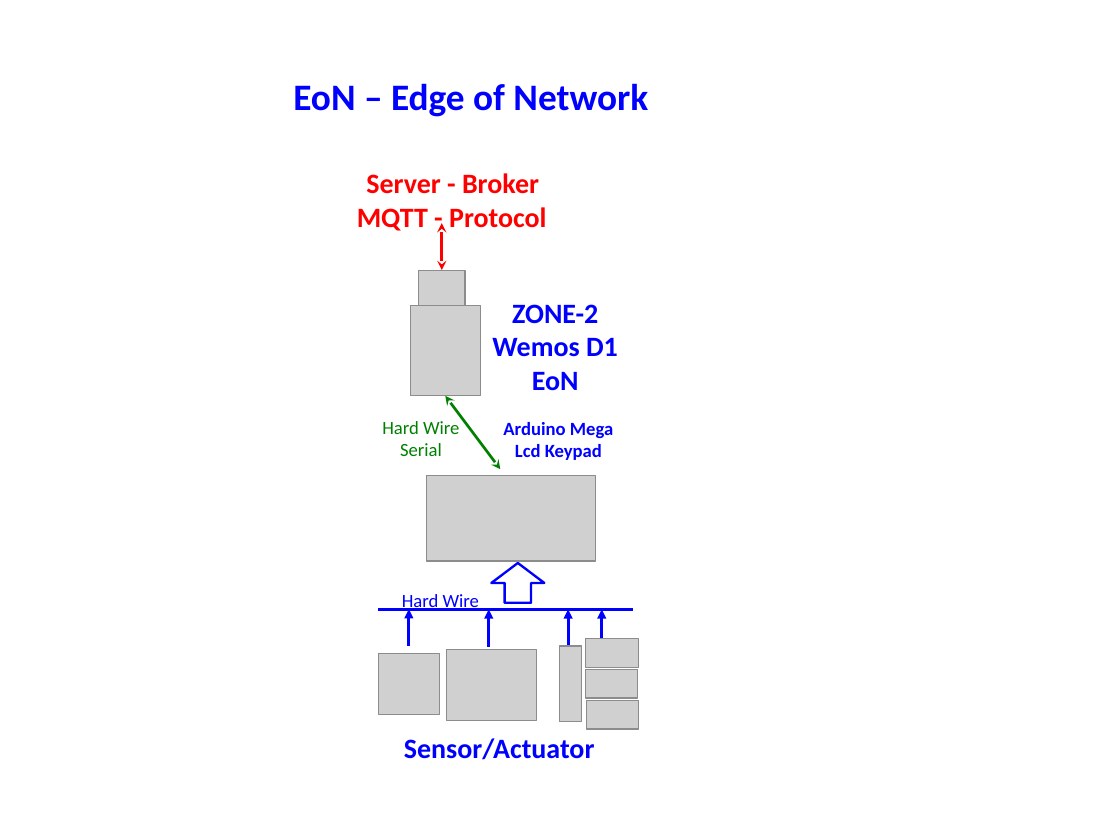
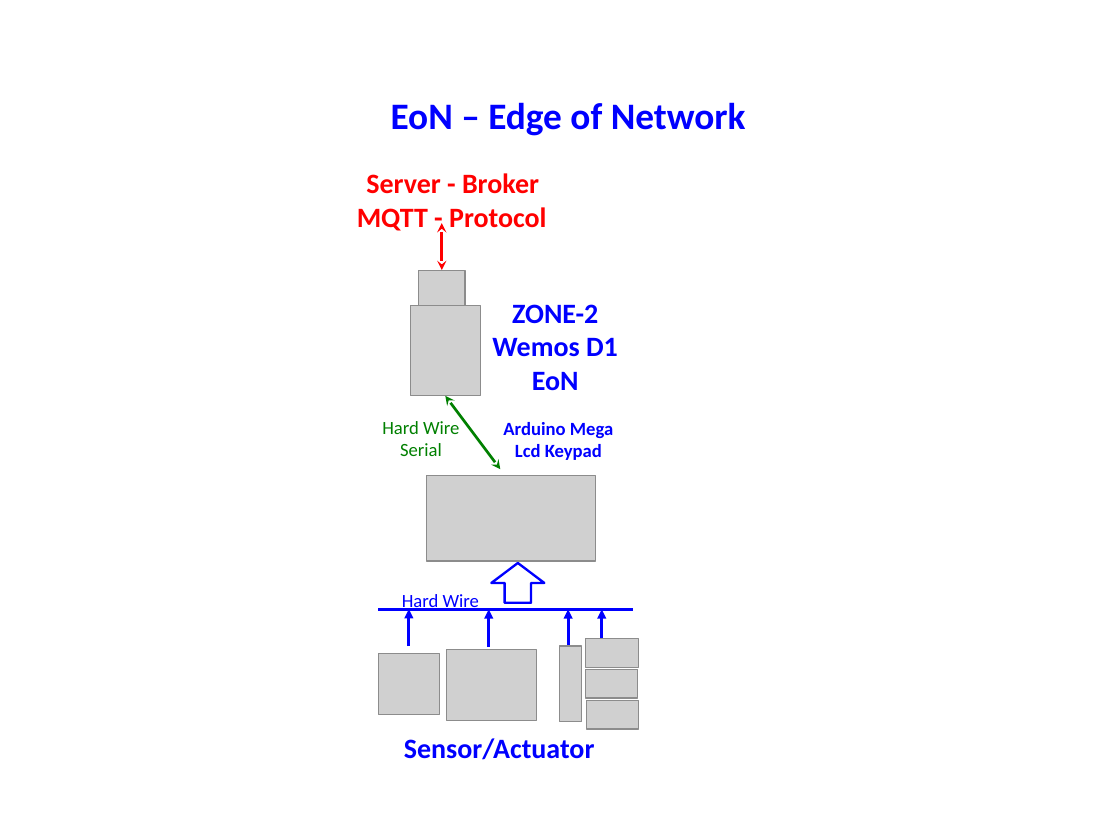
Before and after one commit to slametsampon/WFPS, a slide deck: slide 3 of resources/WFPS.pptx. Drawn at 1120x840 pixels with LibreOffice and Linux fonts; fonts in the diff are those of the drawing; grey boxes stand for pictures. Boxes give left, top, right and bottom in pixels: in the first picture for what was removed or moved away, otherwise in the second. Text is boxed around its words. In the diff, an @@ line names an element or a change of style, - is before the commit and + after.

```diff
--- a/resources/WFPS.pptx
+++ b/resources/WFPS.pptx
@@ title "EoN – Edge of Network": place and size @@
-title "EoN – Edge of Network" at <box>293,83,648,117</box>
+title "EoN – Edge of Network" at <box>391,102,746,136</box>
@@ title "EoN – Edge of Network" at <box>391,102,746,136</box>: alignment left to centre; vertical alignment top to middle @@
```
Also in this commit, not shown: 8 other slides changed, 2 slides added.
